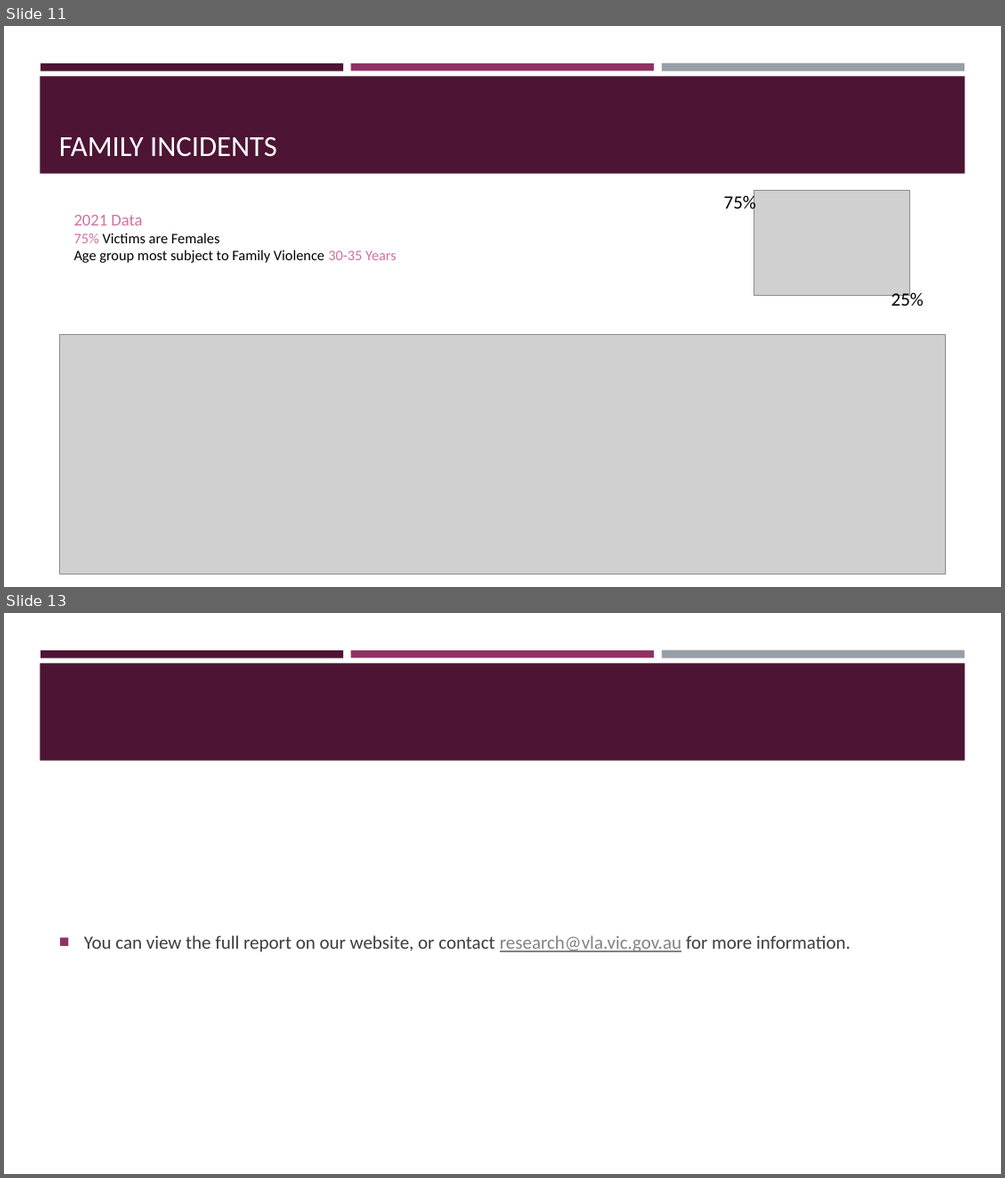
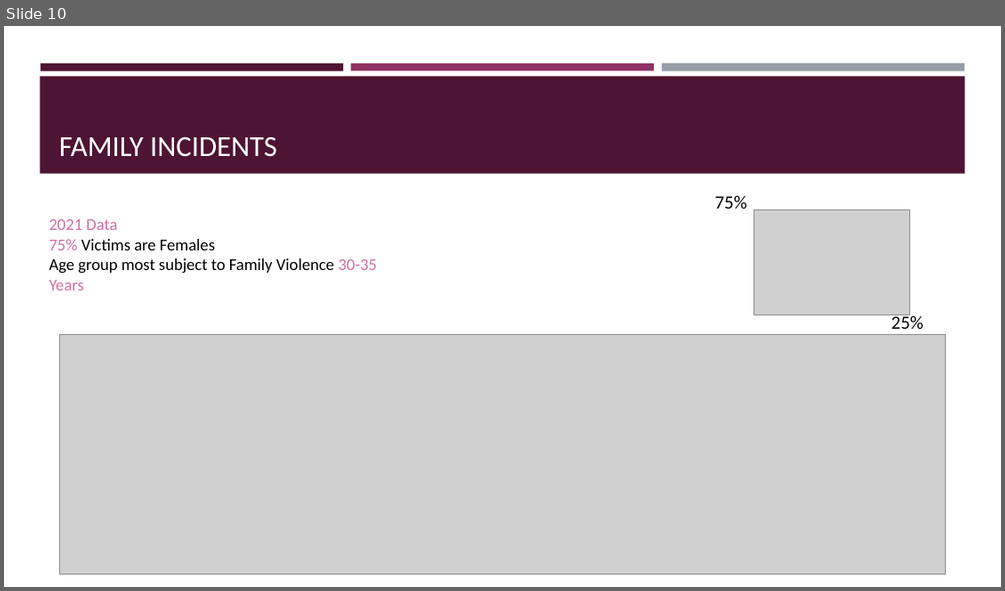
Before and after one commit to sherintm/crimedata-viz, a slide deck: Project 2 Presentation.pptx. Shown one above the other, each under a label of ours: slides 11 and 13 before the commit, slide 10 after it; the slides between them are not shown. The pictures are 1005x1178 and 1005x591 pixels, drawn with LibreOffice and Linux fonts; fonts in the diff are those of the drawing; grey boxes stand for pictures. Boxes give left, top, right and bottom in pixels: in the first picture for what was removed or moved away, otherwise in the second. Text is boxed around its words. In the diff, an @@ line names an element or a change of style, - is before the commit and + after.

```diff
--- a/Project 2 Presentation.pptx
+++ b/Project 2 Presentation.pptx
@@ slide 13 removed at [4, 613, 1001, 1174], background #FFFFFF; not listed: 4 template elements that a slide beside it also shows @@
@@ text removed at [84, 935, 850, 952] @@
-■ You can view the full report on our website, or contact research@vla.vic.gov.au for more information.
@@ what was slide 11 is now slide 10 @@
@@ slide 10 changed as well @@
@@ text "2021 Data 75% Victims are ...": place and size @@
-text "2021 Data 75% Victims are ..." at [74, 215, 396, 263]
+text "2021 Data 75% Victims are ..." at [49, 219, 376, 290]
@@ text "2021 Data 75% Victims are ..." at [49, 219, 376, 290]: size 14 to 16 pt in "75% Victims are Females", "Age group most subject to Family Violence ..." @@
@@ text "75%" rewrapped from [724, 192, 756, 214] to [715, 195, 747, 208] @@
@@ picture: place and size @@
-picture at [754, 190, 910, 295]
+picture at [754, 210, 910, 315]
@@ text "25%": place and size @@
-text "25%" at [891, 290, 923, 305]
+text "25%" at [891, 313, 923, 329]
```
Also in this commit, not shown: 8 other slides changed, 2 slides added, 2 other slides removed.
